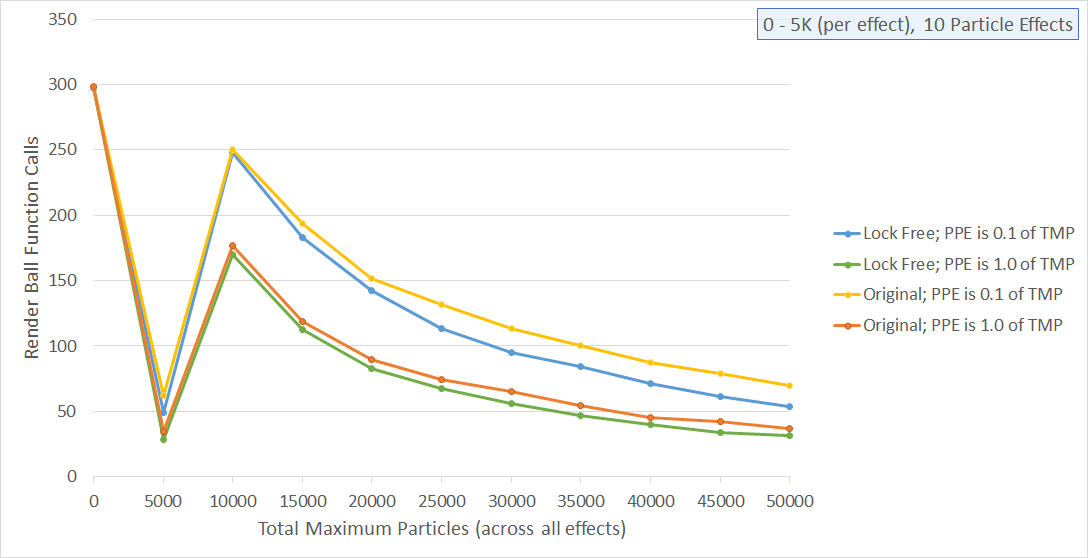
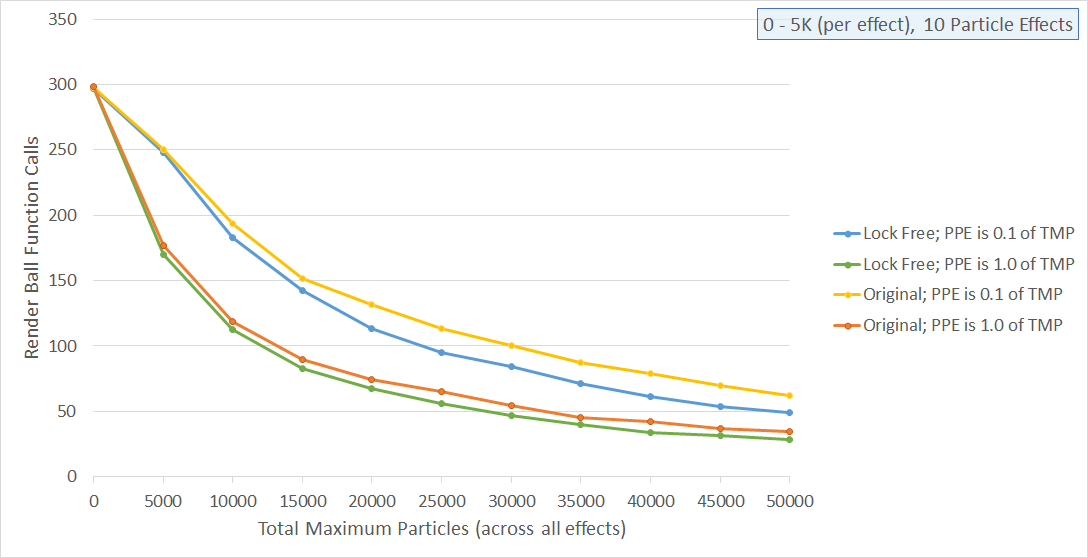
The second (1088, 558) image is a revision of the first. Changes to its layers:
added layer "Layer 2" above "Layer 1" over [93, 88, 793, 443]
